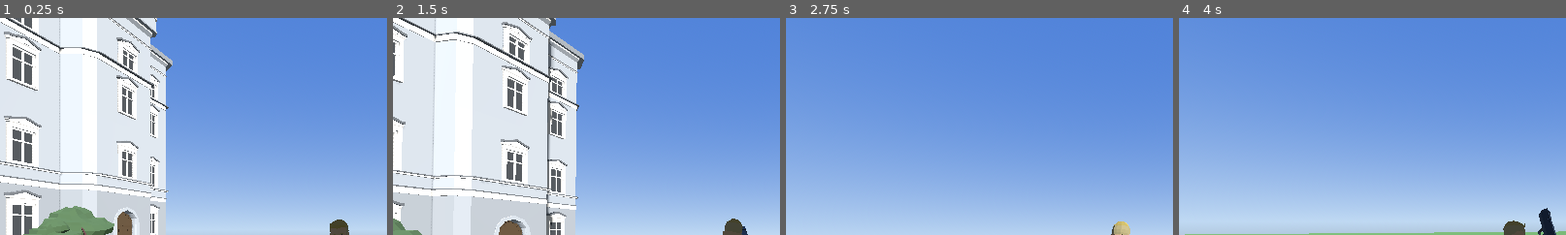
Above: before the commit, frames 1-4 (left to right).
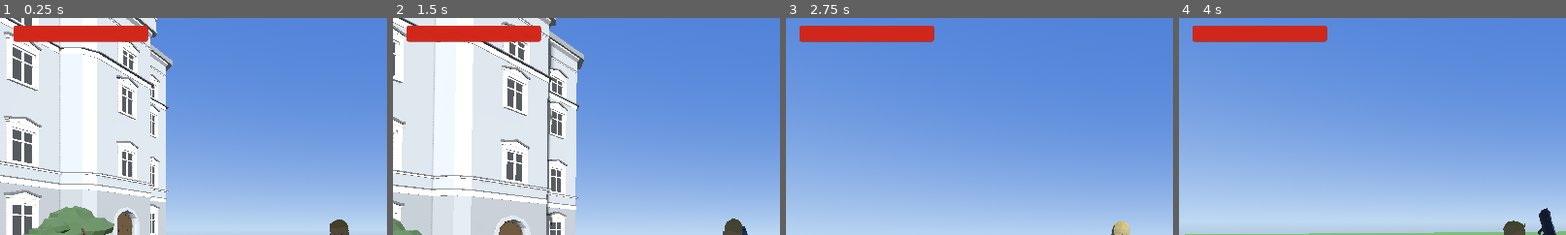
Above: after the commit, the same moments.

Repository: xena3222121/GTACloneAJFORK
Game: Godot game, scene res://scenes/World.tscn
Two runs of this game, one before a commit and one after it. Both use one fixed random seed, a clock stepped at 60 frames per second and the inputs below.
Inputs (mouse positions are % of the whole screen's width and height, from its top left):
- Up to frame 1 (0.25 s): no input
- Up to frame 2 (1.5 s): tap Enter at 0.5 s; move the mouse to (55, 50) at 0.52 s; hold W from 0.53 s (still down); tap R at 0.6 s; click (55, 50) at 0.67 s; tap Space at 0.77 s; move the mouse to (45, 50) at 1.27 s; tap E at 1.35 s; click (45, 50) at 1.42 s
- Up to frame 3 (2.75 s): keep holding W; tap Space at 1.52 s; move the mouse to (52, 48) at 2.02 s; hold Shift from 2.03 s (still down); click (52, 48) at 2.17 s
- Up to frame 4 (4 s): keep holding W; move the mouse to (49, 52) at 2.77 s; release Shift at 2.78 s; tap R at 2.85 s; click (49, 52) at 2.92 s; tap Space at 3.02, 3.77 s; move the mouse to (57, 51) at 3.52 s; tap E at 3.6 s; click (57, 51) at 3.67 s
The pictures show only the part of the screen within x 0-50%, y 1-51%; the shares and areas given below are measured in that part.

The runs differ from the first frame. In frame 1, 2.6% of the frame differs, in the area x 3-39%, y 3-12%; in frame 2, 2.6%; in frame 3, 2.6%; in frame 4, 2.6%.

Commit message:
Health bar, full-blast-radius instant death, top-down zoom-out death cam, restart/quit buttons
Health bar: HUD ProgressBar tied to player.health, updated on every
take_damage() call. Styled as a simple dark-background/red-fill bar,
top-left.

Blast radius is now a flat kill zone: previously only an inner
kill_radius was instant death with falloff damage further out; now the
whole blast_radius insta-kills, so the distance check and falloff math
are gone entirely from all three car scripts - anything the shape
query finds is by definition within radius already.

Death camera changed direction and gained a second, independent
motion:
- Now pans to a top-down view of the body (pitch -1.2, the existing
  safe gameplay minimum) instead of up at the sky.
- Continuously raises spring_arm.spring_length for as long as the
  death screen is up (a separate _process() callback, since
  _physics_process returns early once dead) - a slow pull-back that
  keeps revealing more of the city. spring_arm.collision_mask is 0
  (no collision avoidance), so length grows freely with no clipping.
  Capped at 300 as a sanity limit, not because it's expected to be hit
  in a normal play session.

Restart/Quit buttons added to the death screen (HBoxContainer under
DeathScreen), wired in _ready() to reload_current_scene() /
get_tree().quit(). Showing them also switches the mouse back to
visible mode, since normal gameplay keeps it captured/hidden for
looking around - the buttons would otherwise be unusable.

Verified: health bar tracks damage correctly; an NPC at 4.8m (inside
the 5m blast_radius, previously only in falloff range) now dies
instantly while one at 6m (outside) is untouched; both buttons'
pressed signals are connected; rendered the sequence through an early
checkpoint showing spring_length already grown from 3.5 to 42.6 with
pitch settled exactly at -1.2 - a full top-down view of the
surrounding city blocks, health bar, death text, and both buttons all
visible together.

Diff:
--- a/scenes/Player.tscn
+++ b/scenes/Player.tscn
@@ -20,6 +20,20 @@
 [sub_resource type="QuadMesh" id="QuadMesh_MuzzleFlash"]
 material = SubResource("StandardMaterial3D_MuzzleFlash")
 size = Vector2(0.06, 0.06)
+
+[sub_resource type="StyleBoxFlat" id="StyleBoxFlat_health_bg"]
+bg_color = Color(0.1, 0.1, 0.1, 0.75)
+corner_radius_top_left = 4
+corner_radius_top_right = 4
+corner_radius_bottom_left = 4
+corner_radius_bottom_right = 4
+
+[sub_resource type="StyleBoxFlat" id="StyleBoxFlat_health_fill"]
+bg_color = Color(0.85, 0.15, 0.1, 0.95)
+corner_radius_top_left = 4
+corner_radius_top_right = 4
+corner_radius_bottom_left = 4
+corner_radius_bottom_right = 4
 
 [node name="Player" type="CharacterBody3D" unique_id=832341169]
 script = ExtResource("1")
@@ -95,6 +109,18 @@
 horizontal_alignment = 2
 vertical_alignment = 1
 
+[node name="HealthBar" type="ProgressBar" parent="HUD"]
+layout_mode = 3
+anchors_preset = 0
+offset_left = 20.0
+offset_top = 20.0
+offset_right = 220.0
+offset_bottom = 44.0
+theme_override_styles/background = SubResource("StyleBoxFlat_health_bg")
+theme_override_styles/fill = SubResource("StyleBoxFlat_health_fill")
+value = 100.0
+show_percentage = false
+
 [node name="DeathScreen" type="Control" parent="HUD"]
 visible = false
 layout_mode = 3
@@ -134,3 +160,31 @@
 text = "You're Dead Bitch"
 horizontal_alignment = 1
 vertical_alignment = 1
+
+[node name="ButtonRow" type="HBoxContainer" parent="HUD/DeathScreen"]
+layout_mode = 1
+anchors_preset = 8
+anchor_left = 0.5
+anchor_top = 0.5
+anchor_right = 0.5
+anchor_bottom = 0.5
+offset_left = -160.0
+offset_top = 60.0
+offset_right = 160.0
+offset_bottom = 110.0
+grow_horizontal = 2
+grow_vertical = 2
+theme_override_constants/separation = 20
+alignment = 1
+
+[node name="RestartButton" type="Button" parent="HUD/DeathScreen/ButtonRow"]
+custom_minimum_size = Vector2(140, 50)
+layout_mode = 2
+theme_override_font_sizes/font_size = 22
+text = "Restart"
+
+[node name="QuitButton" type="Button" parent="HUD/DeathScreen/ButtonRow"]
+custom_minimum_size = Vector2(140, 50)
+layout_mode = 2
+theme_override_font_sizes/font_size = 22
+text = "Quit"
--- a/scripts/player.gd
+++ b/scripts/player.gd
@@ -11,14 +11,20 @@
 const MAX_HEALTH := 100.0
 # Verified by rendering a sweep of values, not assumed: the SpringArm3D
 # orbits the character rather than doing a true free-look, so pitch stops
-# behaving sensibly just past the normal gameplay clamp (0.8) - 0.9+ buries
-# the camera in the ground/a degenerate close-up. 0.85 is the highest value
-# confirmed to still show sky/buildings, so that's as dramatic as this
-# rig allows without breaking.
-const DEATH_CAM_PITCH := 0.85
+# framing cleanly past the normal gameplay clamp range in either direction.
+# -1.2 (the existing minimum from normal gameplay) gives a clean top-down
+# view of the body without pushing into that unstable territory.
+const DEATH_CAM_PITCH := -1.2
 const DEATH_CAM_PAN_TIME := 1.8
 const DEATH_TEXT_DELAY := 1.0
 const DEATH_TEXT_FADE_TIME := 0.8
+# spring_arm.collision_mask is 0 (collision avoidance disabled), so
+# spring_length grows freely without ever getting clipped by geometry -
+# safe to just keep raising it forever for the "reveal the whole city"
+# pull-back, capped only so it can't run away to something absurd if the
+# player leaves the death screen open for a very long time.
+const DEATH_CAM_ZOOM_SPEED := 2.5
+const DEATH_CAM_ZOOM_MAX := 300.0
 
 const IMPACT_EFFECT := preload("res://scenes/ImpactEffect.tscn")
 const IMPACT_HIT := preload("res://scenes/ImpactHit.tscn")
@@ -78,6 +84,9 @@
 @onready var anim: AnimationPlayer = model.find_child("AnimationPlayer", true, false)
 @onready var anim_tree: AnimationTree = $AnimTree
 @onready var death_screen: Control = $HUD/DeathScreen
+@onready var health_bar: ProgressBar = $HUD/HealthBar
+@onready var restart_button: Button = $HUD/DeathScreen/ButtonRow/RestartButton
+@onready var quit_button: Button = $HUD/DeathScreen/ButtonRow/QuitButton
 
 # The RightHand bone's local Y axis is "along the forearm" in both poses
 # (points down when the arm hangs relaxed, forward when raised to aim), so
@@ -105,6 +114,7 @@
 var aiming := false
 var health := MAX_HEALTH
 var dead := false
+var death_cam_zooming := false
 var recoil_pitch := 0.0
 var ammo_in_mag := MAG_SIZE
 var reload_timer := 0.0
@@ -267,6 +277,16 @@
 		_setup_animation_tree()
 	gunshot_player.stream = _make_gunshot_sound()
 	_update_ammo_label()
+	health_bar.max_value = MAX_HEALTH
+	health_bar.value = health
+	restart_button.pressed.connect(_on_restart_pressed)
+	quit_button.pressed.connect(_on_quit_pressed)
+
+func _on_restart_pressed() -> void:
+	get_tree().reload_current_scene()
+
+func _on_quit_pressed() -> void:
+	get_tree().quit()
 
 func _unhandled_input(event: InputEvent) -> void:
 	if dead:
@@ -525,6 +545,7 @@
 	if dead:
 		return
 	health -= amount
+	health_bar.value = health
 	if health <= 0.0:
 		die()
 
@@ -548,11 +569,25 @@
 func _play_death_camera() -> void:
 	var tween := create_tween()
 	tween.tween_property(spring_arm, "rotation:x", DEATH_CAM_PITCH, DEATH_CAM_PAN_TIME).set_trans(Tween.TRANS_SINE).set_ease(Tween.EASE_OUT)
+	# Starts immediately (not after the pan finishes) so the pull-back and
+	# the swing-to-top-down happen together rather than one after the other.
+	death_cam_zooming = true
 	await get_tree().create_timer(DEATH_TEXT_DELAY).timeout
 	_show_death_text()
 
 func _show_death_text() -> void:
 	death_screen.visible = true
 	death_screen.modulate.a = 0.0
+	# The buttons need a visible, usable cursor - normal gameplay keeps the
+	# mouse captured/hidden for looking around, which would otherwise leave
+	# Restart/Quit unclickable.
+	Input.mouse_mode = Input.MOUSE_MODE_VISIBLE
 	var tween := create_tween()
 	tween.tween_property(death_screen, "modulate:a", 1.0, DEATH_TEXT_FADE_TIME)
+
+# Runs every rendered frame regardless of _physics_process's early-return
+# once dead, so the "reveal the whole city" pull-back keeps going for as
+# long as the death screen is up.
+func _process(delta: float) -> void:
+	if death_cam_zooming:
+		spring_arm.spring_length = min(spring_arm.spring_length + DEATH_CAM_ZOOM_SPEED * delta, DEATH_CAM_ZOOM_MAX)
